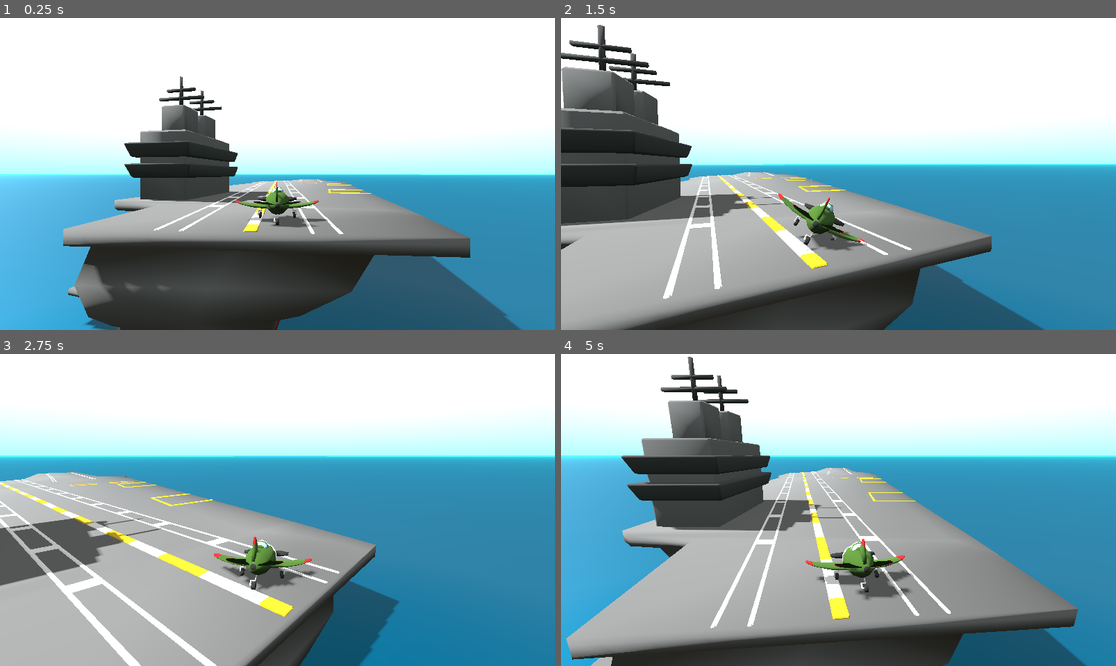
Above: before the commit, frames 1-4 (two rows, left to right).
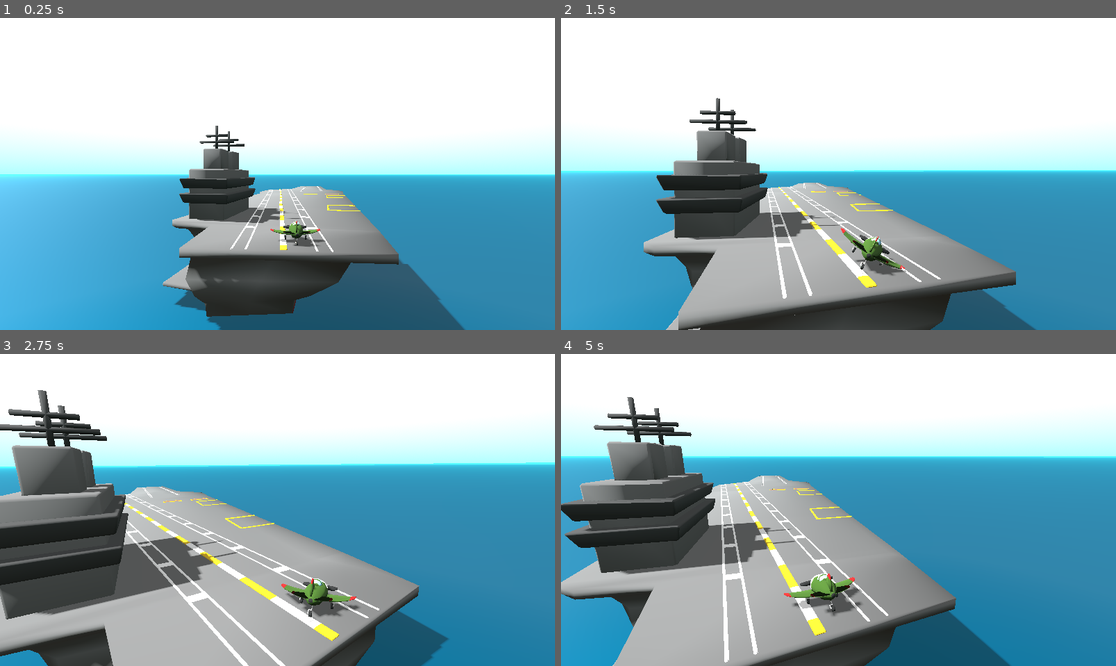
Above: after the commit, the same moments.

Repository: scottpetrovic/godot-arcade-plane
Game: Godot game, scene res://World/World.tscn
Two runs of this game, one before a commit and one after it. Both use one fixed random seed, a clock stepped at 60 frames per second and the inputs below.
Inputs:
- Up to frame 1 (0.25 s): no input
- Up to frame 2 (1.5 s): hold Right (roll_right) 0.53-1.28 s; hold Up (pitch_down) from 1.28 s (still down)
- Up to frame 3 (2.75 s): release Up (pitch_down) at 2.03 s; hold Right (roll_right) from 2.03 s (still down)
- Up to frame 4 (5 s): release Right (roll_right) at 2.78 s; hold Down (pitch_up) 2.78-3.53 s; hold Left (roll_left) from 3.53 s (still down)

The runs differ from the first frame. In frame 1, 24% of the frame differs, in the area x 11-94%, y 18-100%; in frame 2, 37%; in frame 3, 33%; in frame 4, 39%, in the area x 0-100%, y 0-100%.

Commit message:
Simplify interpolated camera script

Diff:
--- a/World/World.tscn
+++ b/World/World.tscn
@@ -38,7 +38,7 @@
 transform = Transform3D(0.195552, 0, -0.980693, 0, 1, 0, 0.980693, 0, 0.195552, -23.9878, 2.40651, 1.46834)
 
 [node name="CameraTarget" type="Node3D" parent="Airplane"]
-transform = Transform3D(1, 0, 0, 0, 1, 0, 0, 0, 1, 1.39257e-07, 0.638382, 3.18583)
+transform = Transform3D(1, 0, 1.63913e-07, 0, 1, 0, -1.63913e-07, 0, 1, -0.272615, 1.33387, 4.36149)
 
 [node name="DirectionalLight3D" type="DirectionalLight3D" parent="."]
 transform = Transform3D(1, 0, 0, 0, -0.673941, 0.738785, 0, -0.738785, -0.673941, 0, 15.0104, 0)
@@ -48,12 +48,10 @@
 environment = ExtResource("3_wr3gr")
 
 [node name="InterpolatedCamera3D" type="Camera3D" parent="." node_paths=PackedStringArray("target")]
-transform = Transform3D(0.195552, 0, -0.980693, 0, 1, 0, 0.980693, 0, 0.195552, -28.3122, 2.59272, 2.33065)
+transform = Transform3D(0.195552, 0, -0.980693, 0, 1, 0, 0.980693, 0, 0.195552, -31.961, 4.05581, 2.36323)
 current = true
 fov = 66.6
 script = ExtResource("4_4maxk")
-translate_speed = 0.598
-rotate_speed = 0.787
 target = NodePath("../Airplane/CameraTarget")
 
 [node name="AircraftCarrier" parent="." instance=ExtResource("5_oawla")]
Not shown, changed: godot-interpolated-camera3d-master/addons/interpolated_camera_3d/interpolated_camera_3d.gd
